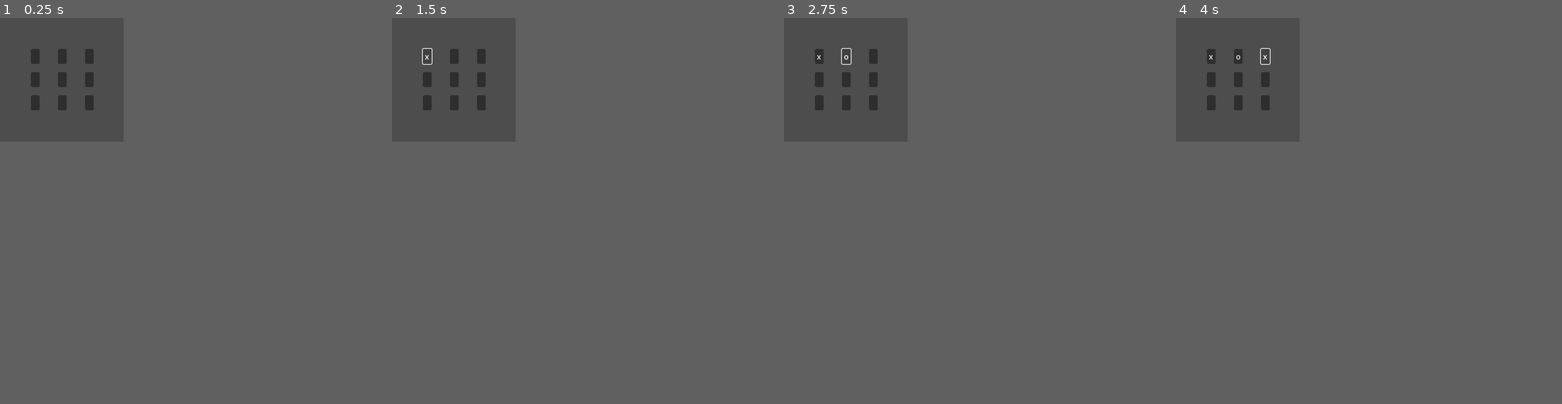
Above: before the commit, frames 1-4 (left to right).
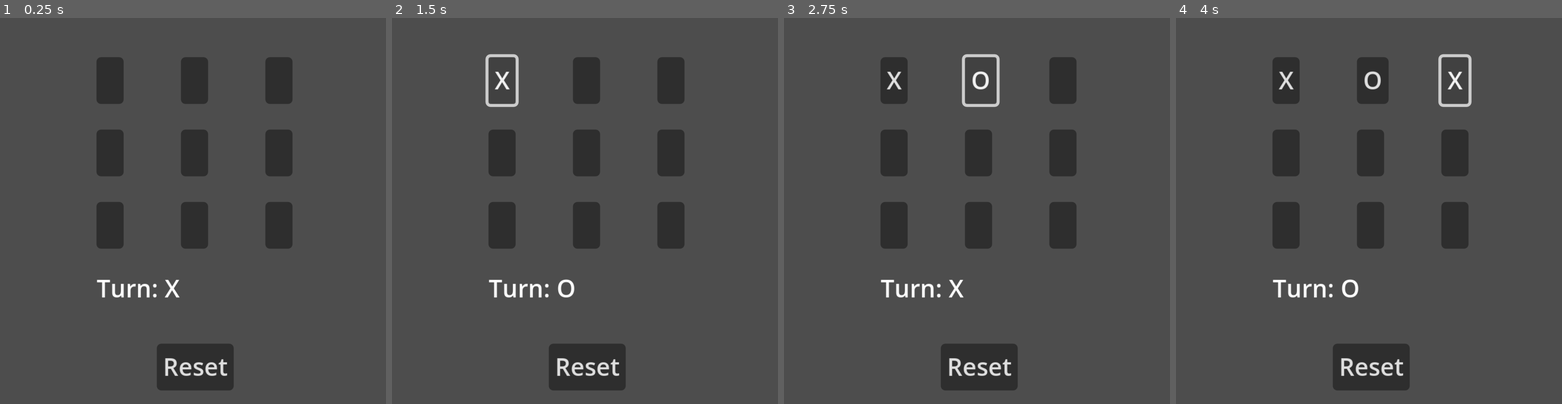
Above: after the commit, the same moments.

Repository: RaspberryProgramming/tic_tac_toe
Game: Godot game, scene res://main.tscn
Same seed, same stepped clock (60 frames per second), same inputs: the game is played once before the commit and once after it.
Inputs (mouse positions are in pixels of both pictures, inside the frame that each line leads up to; where the layout moved, square brackets give the same spot in the first picture):
- Up to frame 1 (0.25 s): no input
- Up to frame 2 (1.5 s): click (426, 37) [426, 56] at 0.5 s; click "x" (after the commit: "X") at 1.25 s
- Up to frame 3 (2.75 s): click (845, 37) [845, 56] at 2 s
- Up to frame 4 (4 s): click "o" (after the commit: "O") at 2.75 s; click (1264, 37) [1264, 56] at 3.5 s
In our replay, the window is 256x256 before the commit and 799x799 after it. These sizes can differ from the game's own. Grey fills any space a smaller window leaves; there, only what the larger window draws over its background counts as a difference.

The runs differ from the first frame. In frame 1, 11% of the frame differs, in the area x 8-76%, y 8-97%; in frame 2, 10%; in frame 3, 10%; in frame 4, 11%.

Commit message:
Added docker build and added some functionality

Diff:
--- a/main.gd
+++ b/main.gd
@@ -4,28 +4,76 @@
 @onready var label: RichTextLabel = $Label;
 
 var has_won: String = "";
-var turn: String = "x";
+var turn: String = "X";
 
-func _ready():
+func _ready() -> void:
+  setup_board()
+
+# Used to initially setup the game. This can be used to reset the board also.
+func setup_board() -> void:
   for button in buttons:
     button.text = "";
+
   label.text = "";
+  turn = "X";
+  has_won = "";
+  set_turn_label()
 
+# Takes an id for the button that was pressed and attempts to use that as a turn
 func _on_pressed(id: int) -> void:
+
+  # If noone has won and the button doesn't already have a mark
   if buttons[id-1].text == "" && has_won == "":
+
+    # Set the button to the current turn
     buttons[id-1].text = turn;
-    turn = "x" if turn == "o" else "o"
-  check_win()
 
-func check_win():
+    # flip the turn
+    turn = "X" if turn == "O" else "O"
+
+    set_turn_label()
+
+    check_win()
+
+func set_turn_label():
+  # Set the label
+  label.text = "Turn: " + turn
+
+# Checks if there is a win. If there is has_won will be set and the label text will be changed
+func check_win() -> void:
+  # Row win
   for i in range(3):
-    if buttons[(i*3)+2].text != "" && buttons[(i*3)+0].text == buttons[(i*3)+1].text  && buttons[(i*3)+1].text == buttons[(i*3)+2].text:
+    if (
+        buttons[(i*3)+2].text != ""
+        && buttons[(i*3)+0].text == buttons[(i*3)+1].text
+        && buttons[(i*3)+1].text == buttons[(i*3)+2].text
+      ):
       has_won = buttons[(i*3)+2].text
-      label.text = has_won + " Has won"
-    #print((i*3)+1)
-    #print((i*3)+2)
-    #print((i*3)+3)
 
-    #1, 4, 7
-    #2, 5, 8
-    #3, 6, 9
+  # Column Win
+  for i in range(3):
+    if (
+        buttons[i].text != ""
+        && buttons[i].text == buttons[i+3].text
+        && buttons[i+3].text == buttons[i+6].text
+      ):
+      has_won = buttons[i].text
+
+  # Win via cross
+  if (
+      buttons[4].text != ""
+      && (
+        (
+          buttons[4].text == buttons[0].text
+          && buttons[4].text == buttons[8].text
+        )
+        || (
+          buttons[4].text == buttons[2].text
+          && buttons[4].text == buttons[6].text
+        )
+      )
+    ):
+    has_won = buttons[4].text
+
+  if has_won != "":
+    label.text = has_won + " Has won"
--- a/main.tscn
+++ b/main.tscn
@@ -7,72 +7,79 @@
 
 [node name="1" type="Button" parent="."]
 offset_left = 64.0
-offset_top = 64.0
+offset_top = 26.0
 offset_right = 82.0
-offset_bottom = 95.0
+offset_bottom = 57.0
 text = "1"
 
 [node name="2" type="Button" parent="."]
 offset_left = 120.0
-offset_top = 64.0
+offset_top = 26.0
 offset_right = 138.0
-offset_bottom = 95.0
+offset_bottom = 57.0
 text = "2"
 
 [node name="3" type="Button" parent="."]
 offset_left = 176.0
-offset_top = 64.0
+offset_top = 26.0
 offset_right = 194.0
-offset_bottom = 95.0
+offset_bottom = 57.0
 text = "3"
 
 [node name="4" type="Button" parent="."]
 offset_left = 64.0
-offset_top = 112.0
+offset_top = 74.0
 offset_right = 82.0
-offset_bottom = 143.0
+offset_bottom = 105.0
 text = "4"
 
 [node name="5" type="Button" parent="."]
 offset_left = 120.0
-offset_top = 112.0
+offset_top = 74.0
 offset_right = 138.0
-offset_bottom = 143.0
+offset_bottom = 105.0
 text = "5"
 
 [node name="6" type="Button" parent="."]
 offset_left = 176.0
-offset_top = 112.0
+offset_top = 74.0
 offset_right = 194.0
-offset_bottom = 143.0
+offset_bottom = 105.0
 text = "6"
 
 [node name="7" type="Button" parent="."]
 offset_left = 64.0
-offset_top = 160.0
+offset_top = 122.0
 offset_right = 82.0
-offset_bottom = 191.0
+offset_bottom = 153.0
 text = "7"
 
 [node name="8" type="Button" parent="."]
 offset_left = 120.0
-offset_top = 160.0
+offset_top = 122.0
 offset_right = 138.0
-offset_bottom = 191.0
+offset_bottom = 153.0
 text = "8"
 
 [node name="9" type="Button" parent="."]
 offset_left = 176.0
-offset_top = 160.0
+offset_top = 122.0
 offset_right = 194.0
-offset_bottom = 191.0
+offset_bottom = 153.0
 text = "9"
+
+[node name="Reset" type="Button" parent="."]
+offset_left = 104.0
+offset_top = 216.0
+offset_right = 155.0
+offset_bottom = 247.0
+text = "Reset"
 
 [node name="Label" type="RichTextLabel" parent="."]
 offset_left = 64.0
-offset_top = 200.0
+offset_top = 168.0
 offset_right = 192.0
-offset_bottom = 240.0
+offset_bottom = 208.0
 text = "Label"
 
 [connection signal="pressed" from="1" to="." method="_on_pressed" binds= [1]]
@@ -84,3 +91,4 @@
 [connection signal="pressed" from="7" to="." method="_on_pressed" binds= [7]]
 [connection signal="pressed" from="8" to="." method="_on_pressed" binds= [8]]
 [connection signal="pressed" from="9" to="." method="_on_pressed" binds= [9]]
+[connection signal="pressed" from="Reset" to="." method="setup_board"]
--- a/project.godot
+++ b/project.godot
@@ -19,3 +19,8 @@
 
 window/size/viewport_width=256
 window/size/viewport_height=256
+window/stretch/mode="canvas_items"
+
+[rendering]
+
+textures/vram_compression/import_etc2_astc=true
Not shown, added: export_presets.cfg
Not shown, changed: .gitignore
Not shown, added: Dockerfile
